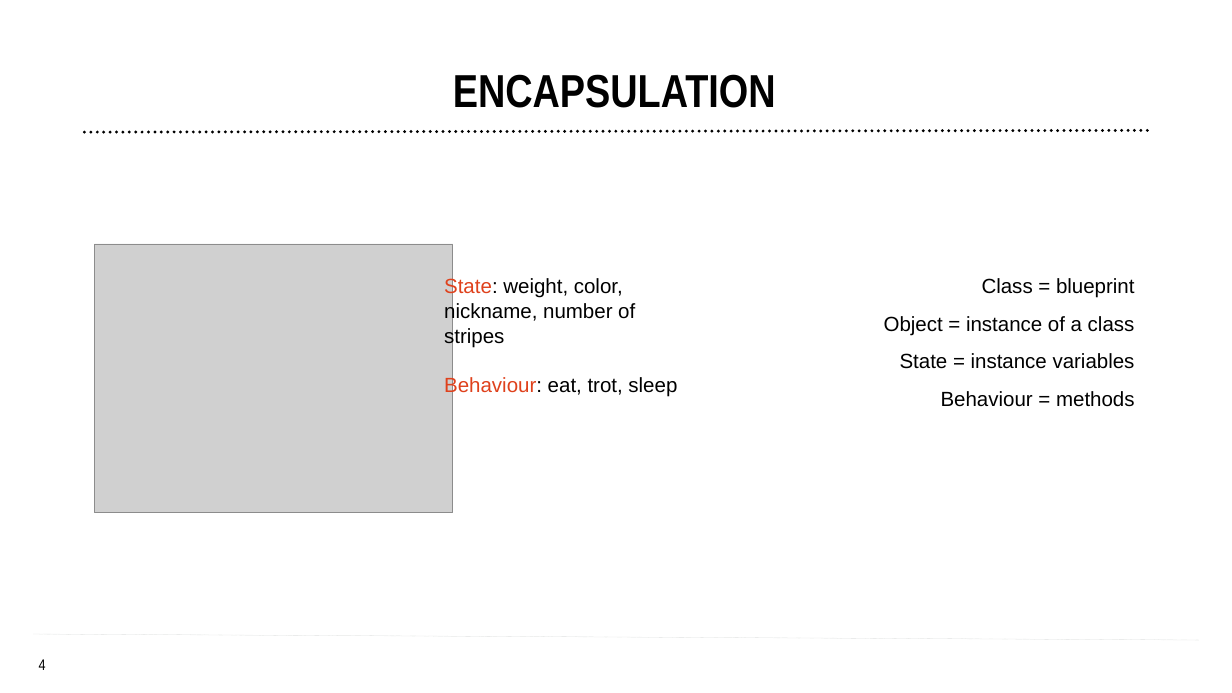
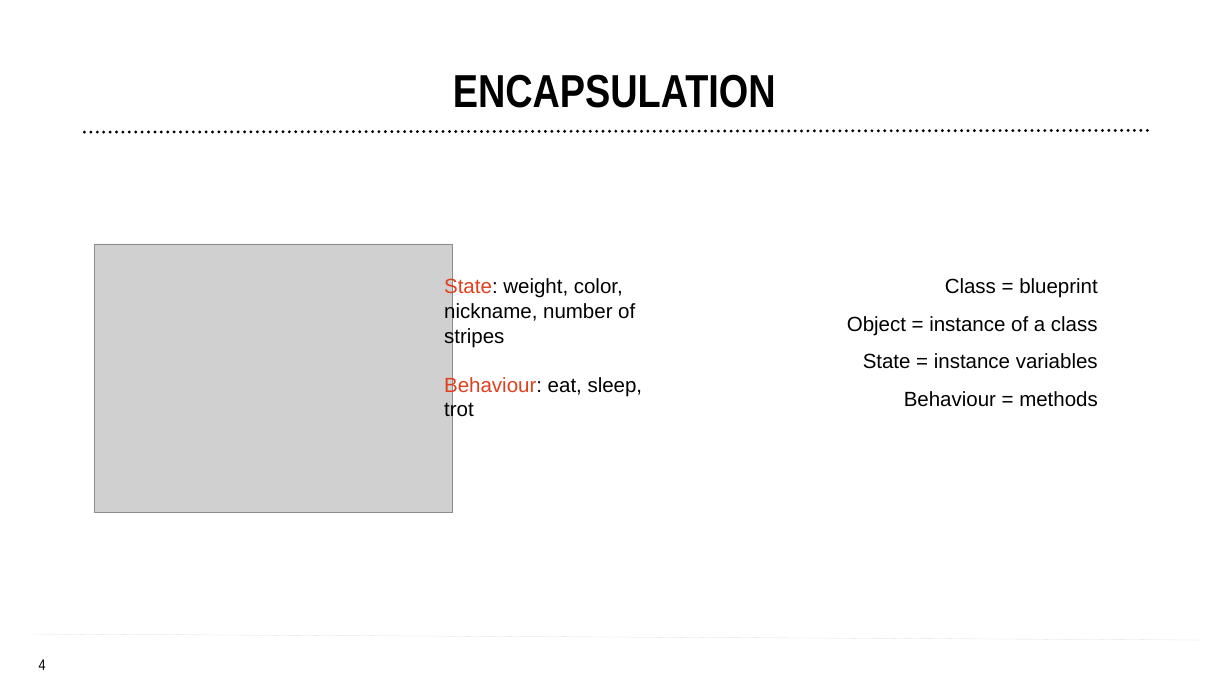
Before and after one commit to tamaradobrin/OOP2, a slide deck: slide 4 of OOP PART 2.pptx. Drawn at 1232x693 pixels with LibreOffice and Linux fonts; fonts in the diff are those of the drawing; grey boxes stand for pictures; background and template pictures are left out. Boxes give left, top, right and bottom in pixels: in the first picture for what was removed or moved away, otherwise in the second. Text is boxed around its words. In the diff, an @@ line names an element or a change of style, - is before the commit and + after.

```diff
--- a/OOP PART 2.pptx
+++ b/OOP PART 2.pptx
@@ text "Class = blueprint": place and size @@
-text "Class = blueprint" at box(884, 278, 1135, 407)
+text "Class = blueprint" at box(847, 278, 1098, 407)
@@ text at box(444, 376, 643, 421): text changed @@
-Behaviour: eat, trot, sleep
+Behaviour: eat, sleep,
+trot
```
Also in this commit, not shown: 1 other slide changed, 23 slides added, 17 other files.
